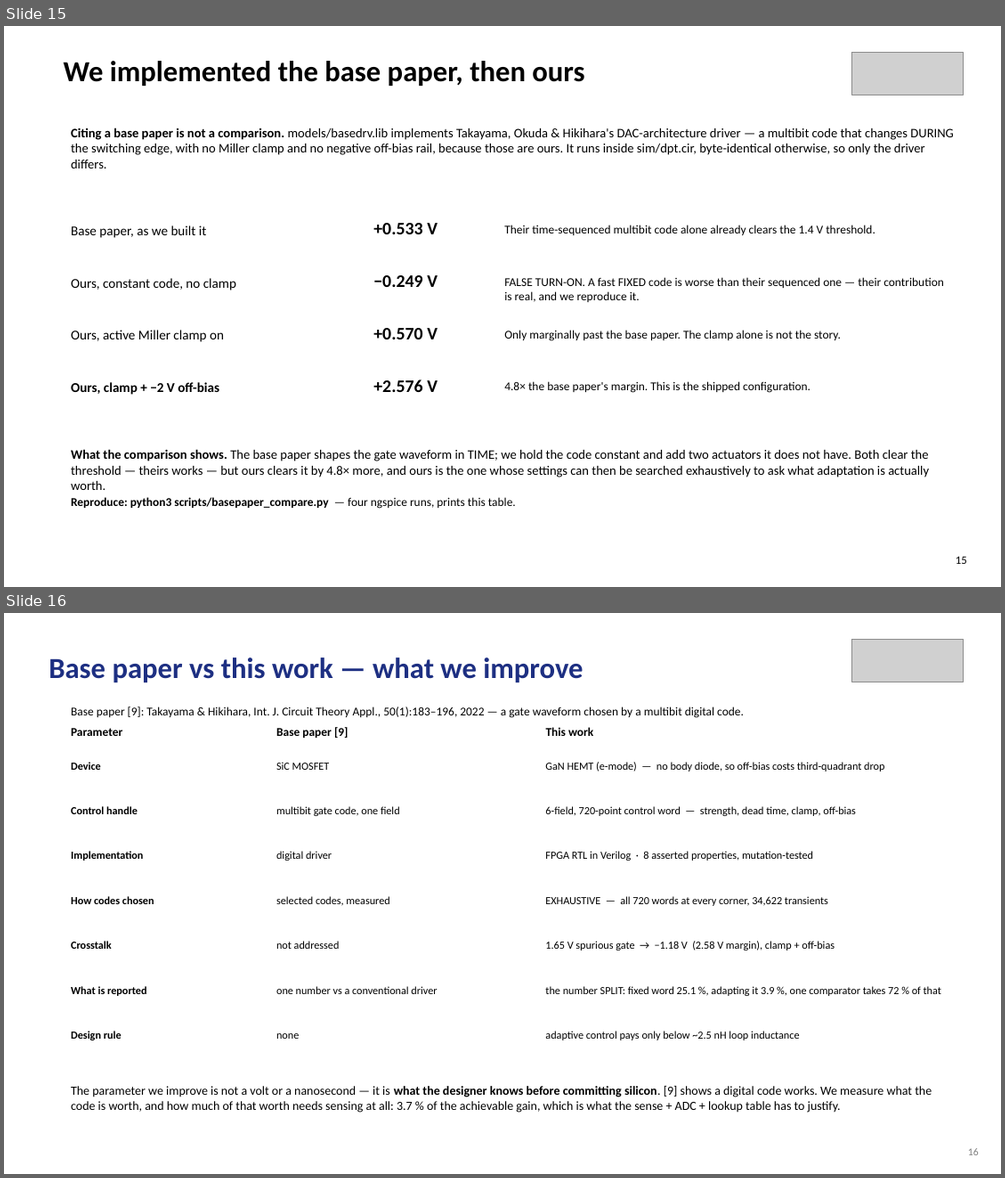
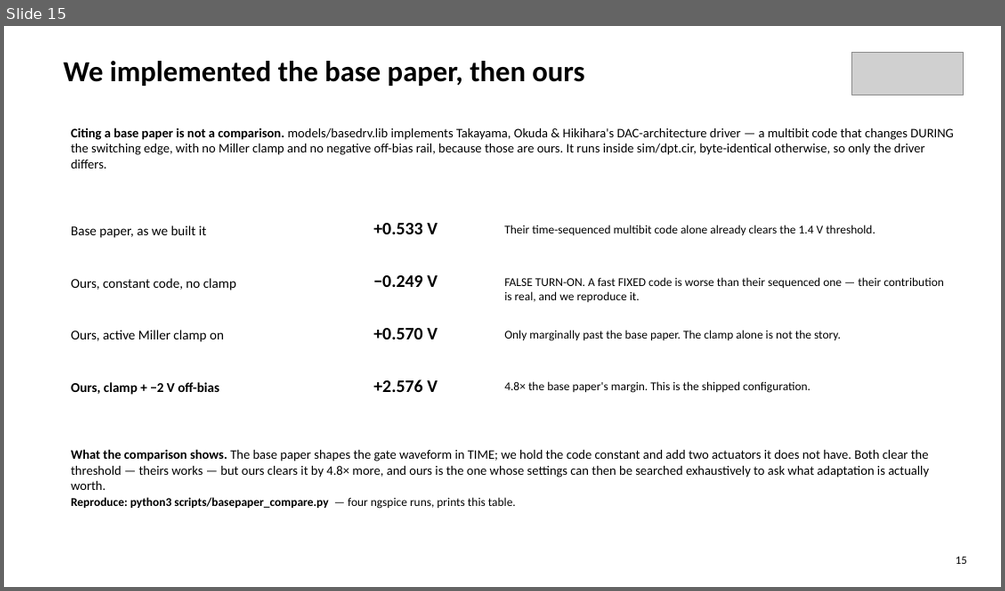
Before and after one commit to Amritha902/gan-driver, a slide deck: review/Review1_GaN_Segmented_Gate_Driver.pptx. Shown one above the other, each under a label of ours: slides 15 and 16 before the commit, slide 15 after it. The pictures are 1005x1178 and 1005x591 pixels, drawn with LibreOffice and Linux fonts; fonts in the diff are those of the drawing; grey boxes stand for pictures. Boxes give left, top, right and bottom in pixels: in the first picture for what was removed or moved away, otherwise in the second. Text is boxed around its words. In the diff, an @@ line names an element or a change of style, - is before the commit and + after.

```diff
--- a/review/Review1_GaN_Segmented_Gate_Driver.pptx
+++ b/review/Review1_GaN_Segmented_Gate_Driver.pptx
@@ slide 16 removed at box(4, 613, 1001, 1174), background #FFFFFF @@
@@ picture removed at box(851, 639, 963, 682) @@
@@ text removed at box(48, 657, 582, 682) @@
-Base paper vs this work — what we improve
@@ text removed at box(71, 706, 744, 718) @@
-Base paper [9]: Takayama & Hikihara, Int. J. Circuit Theory Appl., 50(1):183–196, 2022 — a gate waveform chosen by a multibit digital code.
@@ text removed at box(71, 728, 122, 736) @@
-Parameter
@@ text removed at box(276, 727, 348, 738) @@
-Base paper [9]
@@ text removed at box(546, 727, 593, 736) @@
-This work
@@ text removed at box(71, 762, 101, 770) @@
-Device
@@ text removed at box(276, 762, 330, 770) @@
-SiC MOSFET
@@ text removed at box(545, 762, 884, 771) @@
-GaN HEMT (e-mode) — no body diode, so off-bias costs third-quadrant drop
@@ text removed at box(71, 806, 138, 814) @@
-Control handle
@@ text removed at box(276, 806, 400, 816) @@
-multibit gate code, one field
@@ text removed at box(545, 806, 856, 816) @@
-6-field, 720-point control word — strength, dead time, clamp, off-bias
@@ text removed at box(71, 851, 143, 860) @@
-Implementation
@@ text removed at box(276, 851, 332, 860) @@
-digital driver
@@ text removed at box(545, 851, 813, 860) @@
-FPGA RTL in Verilog · 8 asserted properties, mutation-tested
@@ text removed at box(71, 896, 154, 904) @@
-How codes chosen
@@ text removed at box(276, 896, 389, 906) @@
-selected codes, measured
@@ text removed at box(545, 896, 828, 906) @@
-EXHAUSTIVE — all 720 words at every corner, 34,622 transients
@@ text removed at box(71, 941, 112, 949) @@
-Crosstalk
@@ text removed at box(276, 941, 340, 949) @@
-not addressed
@@ text removed at box(545, 941, 834, 950) @@
-1.65 V spurious gate → −1.18 V (2.58 V margin), clamp + off-bias
@@ text removed at box(71, 986, 146, 996) @@
-What is reported
@@ text removed at box(276, 986, 437, 994) @@
-one number vs a conventional driver
@@ text removed at box(545, 986, 941, 996) @@
-the number SPLIT: fixed word 25.1 %, adapting it 3.9 %, one comparator takes 72 % of that
@@ text removed at box(71, 1030, 121, 1040) @@
-Design rule
@@ text removed at box(276, 1033, 299, 1038) @@
-none
@@ text removed at box(545, 1030, 799, 1040) @@
-adaptive control pays only below ~2.5 nH loop inductance
@@ text removed at box(71, 1086, 931, 1112) @@
-The parameter we improve is not a volt or a nanosecond — it is what the designer knows before committing silicon. [9] shows a digital code works. We measure what the code is worth, and how much of that worth needs sensing at all: 3.7 % of the achievable gain, which is what the sense + ADC + lookup table has to justify.
@@ text removed at box(968, 1148, 979, 1155) @@
-16
```
Also in this commit, not shown: 15 slides changed, 2 other files.
